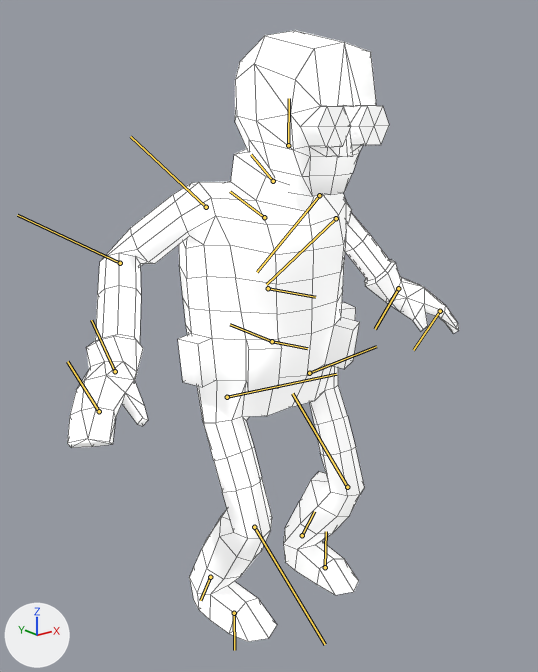
A saved change to the FBX model Assets/Characters/Thief@TakeOutBomb.fbx.
Camera for both pictures: a 50 mm lens placed at (-0.0155, -0.0186, 0.0179), pointed at (-0.0005, 0.0002, 0.0103). Every picture has the same lights, and +X, +Y and +Z are marked at lower left. Both versions are drawn at frame 12 of the action 'Take 001'; the numbers are the values there. The bones that bend it are drawn over the model as lines. Mesh edges are drawn as thin lines.

Names of what the first picture shows: 'Thief_Body'.
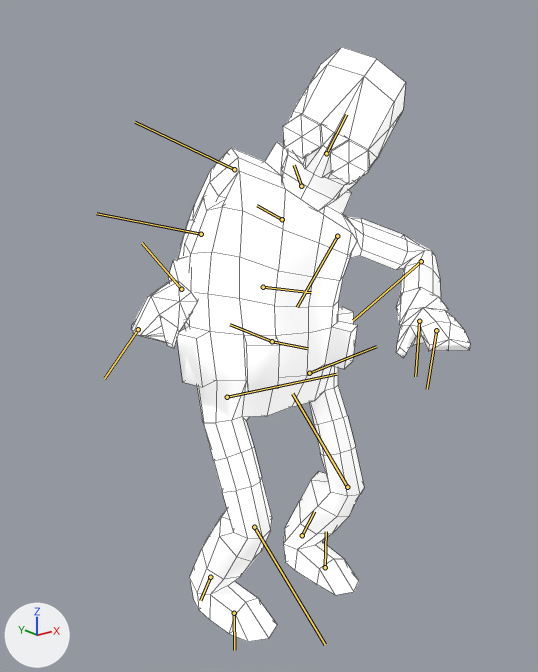
Changed parts and their boxes (x1, y1, x2, y2) in the pictures (538 x 672 px):
```json
{"object": "Thief_Body", "change": "posed", "before": [67, 30, 459, 642], "after": [131, 47, 470, 642], "on screen": "13% narrower"}
{"bone": "Spine1", "before": "(268, 288) to (315, 297)", "after": "(263, 287) to (311, 292)"}
{"bone": "Spine2", "before": "(264, 217) to (230, 191)", "after": "(282, 219) to (257, 205)"}
{"bone": "Neck", "before": "(273, 181) to (251, 154)", "after": "(301, 186) to (294, 165)"}
{"bone": "Head", "before": "(288, 145) to (289, 98)", "after": "(326, 153) to (346, 114)"}
{"bone": "LeftShoulder", "before": "(319, 195) to (257, 272)", "after": "(337, 236) to (297, 307)"}
{"bone": "LeftElbow", "before": "(336, 218) to (266, 284)", "after": "(421, 261) to (353, 320)"}
{"bone": "LeftWrist", "before": "(398, 288) to (375, 329)", "after": "(419, 321) to (415, 376)"}
{"bone": "RightShoulder", "before": "(206, 207) to (130, 136)", "after": "(234, 169) to (135, 122)"}
{"bone": "RightElbow", "before": "(120, 263) to (17, 215)", "after": "(201, 234) to (96, 213)"}
{"bone": "RightWrist", "before": "(115, 371) to (91, 320)", "after": "(181, 289) to (142, 243)"}
{"bone": "RightFingers", "before": "(99, 411) to (67, 361)", "after": "(138, 329) to (104, 378)"}
```

Scene script edits in JSON lines:
```json
{"block": "bone_spine1", "where": "bone_spine1 = bpy.data.objects['Thief_Skeleton'].pose.bones['Spine1']  # child of 'UpperBody'"}
{"op": "set", "path": "bone_spine1.location", "old": "(0.0, 0.0, 0.0)", "new": "(0.01, 0.002, -0.023)"}
{"op": "set", "path": "bone_spine1.rotation_quaternion", "old": "(1.0, 0.0, 0.0, 0.0)", "new": "(0.976, 0.005, -0.218, -0.017)", "note": "degrees (0, 0, 0) -> degrees (1, -25, -2)"}
{"block": "bone_spine2", "where": "bone_spine2 = bpy.data.objects['Thief_Skeleton'].pose.bones['Spine2']  # child of 'Spine1'"}
{"op": "set", "path": "bone_spine2.rotation_quaternion", "old": "(1.0, 0.0, 0.0, 0.0)", "new": "(0.995, -0.073, 0.042, 0.05)", "note": "degrees (0, 0, 0) -> degrees (-8, 5, 5)"}
{"block": "bone_neck", "where": "bone_neck = bpy.data.objects['Thief_Skeleton'].pose.bones['Neck']  # child of 'Spine2'"}
{"op": "set", "path": "bone_neck.rotation_quaternion", "old": "(1.0, 0.0, 0.0, 0.0)", "new": "(0.995, -0.011, -0.053, -0.079)", "note": "degrees (0, 0, 0) -> degrees (-1, -6, -9)"}
{"block": "bone_head", "where": "bone_head = bpy.data.objects['Thief_Skeleton'].pose.bones['Head']  # child of 'Neck'"}
{"op": "set", "path": "bone_head.rotation_quaternion", "old": "(1.0, 0.0, 0.0, 0.0)", "new": "(0.942, 0.22, -0.253, -0.003)", "note": "degrees (0, 0, 0) -> degrees (28, -28, -8)"}
{"block": "bone_leftshoulder", "where": "bone_leftshoulder = bpy.data.objects['Thief_Skeleton'].pose.bones['LeftShoulder']  # child of 'Spine2'"}
{"op": "set", "path": "bone_leftshoulder.rotation_quaternion", "old": "(0.951, -0.189, -0.237, -0.064)", "new": "(0.864, -0.383, 0.072, 0.319)", "note": "degrees (-22, -28, -2) -> degrees (-41, 22, 32)"}
{"block": "bone_leftelbow", "where": "bone_leftelbow = bpy.data.objects['Thief_Skeleton'].pose.bones['LeftElbow']  # child of 'LeftShoulder'"}
{"op": "set", "path": "bone_leftelbow.rotation_quaternion", "old": "(0.872, 0.035, 0.484, -0.063)", "new": "(0.665, 0.089, 0.738, -0.08)", "note": "degrees (0, 58, -8) -> degrees (0, 96, -14)"}
{"block": "bone_leftwrist", "where": "bone_leftwrist = bpy.data.objects['Thief_Skeleton'].pose.bones['LeftWrist']  # child of 'LeftElbow'"}
{"op": "set", "path": "bone_leftwrist.rotation_quaternion", "old": "(0.981, -0.127, 0.068, 0.133)", "new": "(0.923, -0.308, -0.018, 0.231)", "note": "degrees (-14, 10, 14) -> degrees (-35, 6, 26)"}
{"block": "bone_rightshoulder", "where": "bone_rightshoulder = bpy.data.objects['Thief_Skeleton'].pose.bones['RightShoulder']  # child of 'Spine2'"}
{"op": "set", "path": "bone_rightshoulder.rotation_quaternion", "old": "(0.931, -0.145, -0.278, -0.188)", "new": "(0.669, -0.158, -0.509, -0.519)", "note": "degrees (-12, -35, -19) -> degrees (36, -58, -96)"}
{"block": "bone_rightelbow", "where": "bone_rightelbow = bpy.data.objects['Thief_Skeleton'].pose.bones['RightElbow']  # child of 'RightShoulder'"}
{"op": "set", "path": "bone_rightelbow.rotation_quaternion", "old": "(0.843, 0.043, 0.531, -0.068)", "new": "(0.639, 0.095, 0.759, -0.08)", "note": "degrees (0, 64, -9) -> degrees (0, 100, -14)"}
{"block": "bone_rightwrist", "where": "bone_rightwrist = bpy.data.objects['Thief_Skeleton'].pose.bones['RightWrist']  # child of 'RightElbow'"}
{"op": "set", "path": "bone_rightwrist.rotation_quaternion", "old": "(0.945, -0.202, 0.096, 0.237)", "new": "(0.867, -0.309, -0.352, 0.169)", "note": "degrees (-20, 16, 25) -> degrees (-49, -30, 36)"}
{"block": "bone_rightfingers", "where": "bone_rightfingers = bpy.data.objects['Thief_Skeleton'].pose.bones['RightFingers']  # child of 'RightWrist'"}
{"op": "set", "path": "bone_rightfingers.rotation_quaternion", "old": "(1.0, 0.0, 0.0, 0.0)", "new": "(0.615, -0.009, -0.158, 0.772)", "note": "degrees (0, 0, 0) -> degrees (-15, -10, 104)"}
```
